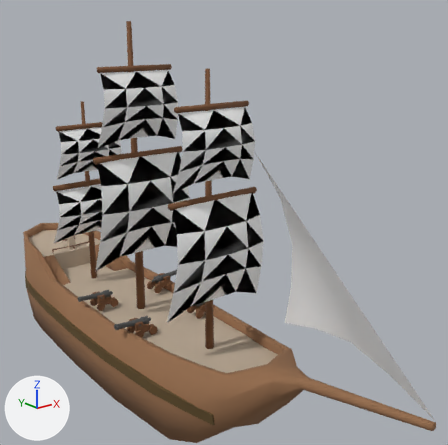
Renders of the OBJ model assets/models/ship.obj from each side of a commit.
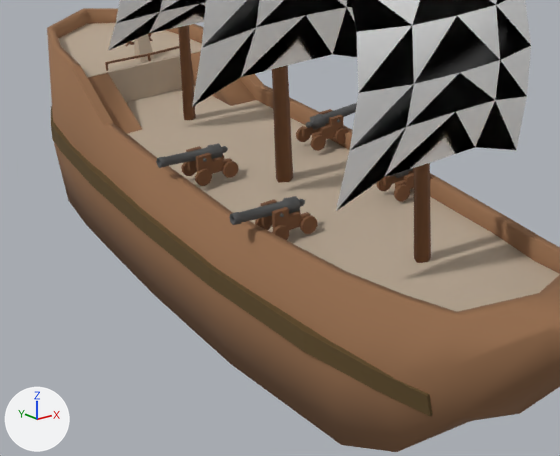
Old and new are each drawn whole from a camera (50 mm lens) standing at (-5.69, -10.09, 6.38) and looking at (0.88, -1.88, 3.09) and again close up on the part from 0% to 62% of the width and 49% to 100% of the height. The lights are fixed; the arrows at lower left show +X, +Y and +Z. Where no turn or scale is listed for an object, it has been applied to the vertices.

In view in the first close-up: 'ship'.
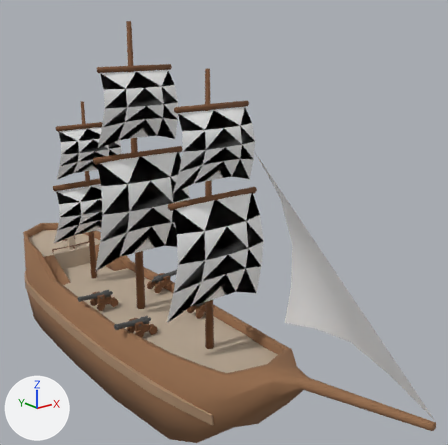
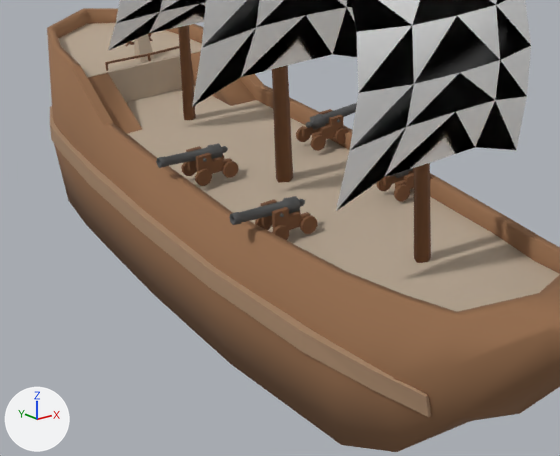
Commit message: Fix a couple of ship model problems

What the commit changed:
Material 'Hull2' (mat_hull2) changes colour from brown #5d4923 to brown #aa896c; in linear values from (0.11, 0.0658, 0.0172) to (0.4, 0.25, 0.15).

Location of each change, [x1, y1, x2, y2] in pixels of the close-ups (560 x 456 px):
'ship', recoloured: [50, 104, 434, 419] in both
